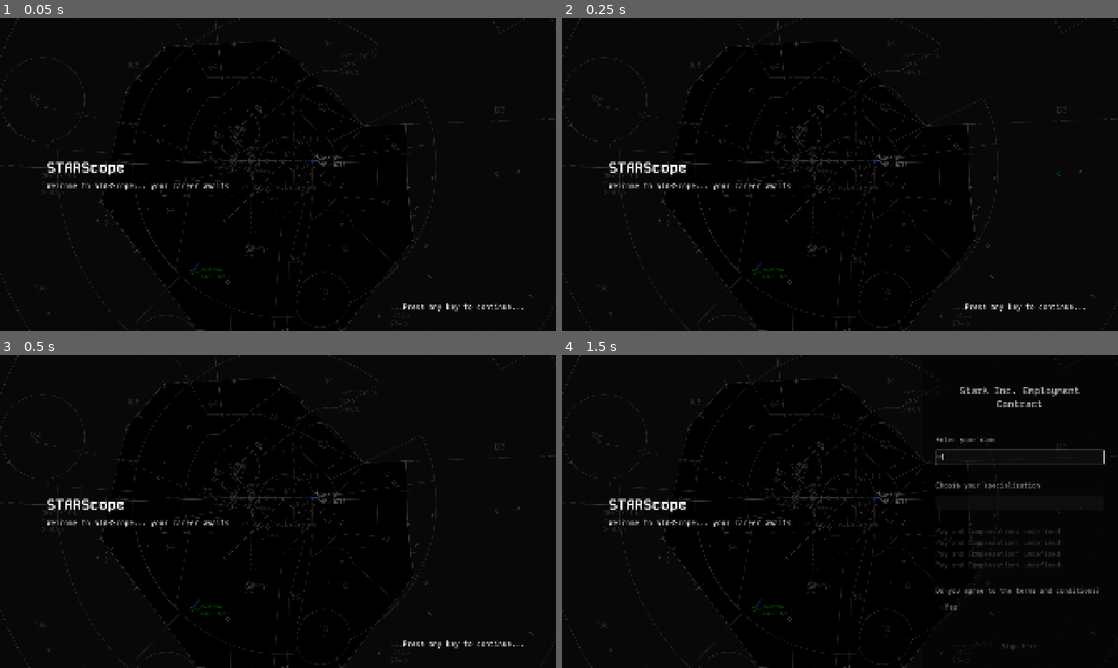
Above: before the commit, frames 1-4 (two rows, left to right).
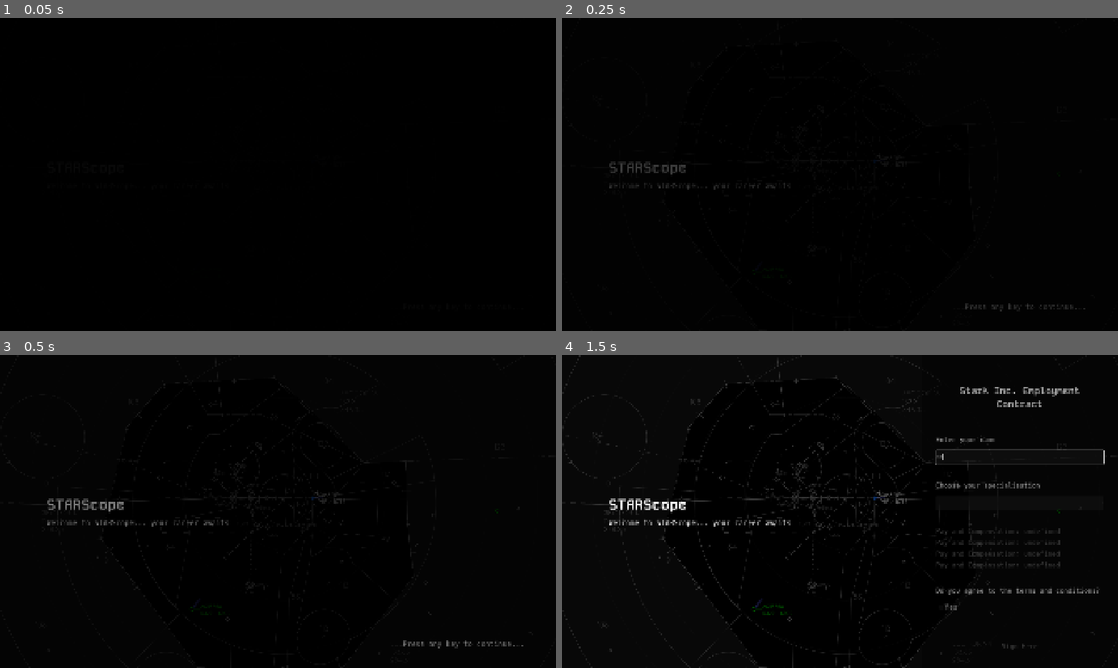
Above: after the commit, the same moments.

Repository: antipoly/STARScope
Game: Godot game, scene res://scenes/game.tscn
The game is run twice, just before and just after one commit, with the same random seed, the same clock (stepped at 60 frames per second) and the same inputs.
Inputs (mouse positions are in pixels of both pictures, inside the frame that each line leads up to):
- Up to frame 1 (0.05 s): no input
- Up to frame 2 (0.25 s): no input
- Up to frame 3 (0.5 s): no input
- Up to frame 4 (1.5 s): tap Enter at 0.5 s; click (1017, 458) at 1.27 s; type "12" at 1.35 s

The runs differ from the first frame. In frame 1, 3.0% of the frame differs, in the area x 0-100%, y 0-100%; in frame 2, 2.2%; in frame 3, 1.0%; in frame 4, nothing differs.

Commit message:
feat: linked intro and title screen; added specialisation parsing

Diff:
--- a/data/game/specialisations.json
+++ b/data/game/specialisations.json
@@ -4,11 +4,11 @@
     "name": "Clearance Delivery",
     "acr": "CD",
     "levels": [
-      { "name": "Student Controller", "experience": 0 },
-      { "name": "Developmental Controller [DC 1]", "experience": 250 },
-      { "name": "Developmental Controller [DC 2]", "experience": 450 },
-      { "name": "Certified Professional Controller [CPC]", "experience": 700 },
-      { "name": "Supervisor", "experience": 2500 }
+      { "name": "Student Controller", "threshold": 0 },
+      { "name": "Developmental Controller [DC 1]", "threshold": 250 },
+      { "name": "Developmental Controller [DC 2]", "threshold": 450 },
+      { "name": "Certified Professional Controller [CPC]", "threshold": 700 },
+      { "name": "Supervisor", "threshold": 2500 }
     ]
   },
   {
@@ -16,11 +16,11 @@
     "name": "Ground",
     "acr": "ATCT",
     "levels": [
-      { "name": "Student Controller", "experience": 0 },
-      { "name": "Developmental Controller [DC 1]", "experience": 250 },
-      { "name": "Developmental Controller [DC 2]", "experience": 450 },
-      { "name": "Certified Professional Controller [CPC]", "experience": 700 },
-      { "name": "Supervisor", "experience": 2500 }
+      { "name": "Student Controller", "threshold": 0 },
+      { "name": "Developmental Controller [DC 1]", "threshold": 250 },
+      { "name": "Developmental Controller [DC 2]", "threshold": 450 },
+      { "name": "Certified Professional Controller [CPC]", "threshold": 700 },
+      { "name": "Supervisor", "threshold": 2500 }
     ]
   },
   {
@@ -28,11 +28,11 @@
     "name": "Tower",
     "acr": "ATCT",
     "levels": [
-      { "name": "Student Controller", "experience": 0 },
-      { "name": "Developmental Controller [DC 1]", "experience": 250 },
-      { "name": "Developmental Controller [DC 2]", "experience": 450 },
-      { "name": "Certified Professional Controller [CPC]", "experience": 700 },
-      { "name": "Supervisor", "experience": 2500 }
+      { "name": "Student Controller", "threshold": 0 },
+      { "name": "Developmental Controller [DC 1]", "threshold": 250 },
+      { "name": "Developmental Controller [DC 2]", "threshold": 450 },
+      { "name": "Certified Professional Controller [CPC]", "threshold": 700 },
+      { "name": "Supervisor", "threshold": 2500 }
     ]
   },
   {
@@ -40,11 +40,11 @@
     "name": "Terminal Area Control",
     "acr": "TRACON",
     "levels": [
-      { "name": "Student Controller", "experience": 0 },
-      { "name": "Developmental Controller [DC 1]", "experience": 250 },
-      { "name": "Developmental Controller [DC 2]", "experience": 450 },
-      { "name": "Certified Professional Controller [CPC]", "experience": 700 },
-      { "name": "Supervisor", "experience": 2500 }
+      { "name": "Student Controller", "threshold": 0 },
+      { "name": "Developmental Controller [DC 1]", "threshold": 250 },
+      { "name": "Developmental Controller [DC 2]", "threshold": 450 },
+      { "name": "Certified Professional Controller [CPC]", "threshold": 700 },
+      { "name": "Supervisor", "threshold": 2500 }
     ]
   },
   {
@@ -52,11 +52,11 @@
     "name": "Area Control",
     "acr": "ARTCC",
     "levels": [
-      { "name": "Student Controller", "experience": 0 },
-      { "name": "Developmental Controller [DC 1]", "experience": 250 },
-      { "name": "Developmental Controller [DC 2]", "experience": 450 },
-      { "name": "Certified Professional Controller [CPC]", "experience": 700 },
-      { "name": "Supervisor", "experience": 2500 }
+      { "name": "Student Controller", "threshold": 0 },
+      { "name": "Developmental Controller [DC 1]", "threshold": 250 },
+      { "name": "Developmental Controller [DC 2]", "threshold": 450 },
+      { "name": "Certified Professional Controller [CPC]", "threshold": 700 },
+      { "name": "Supervisor", "threshold": 2500 }
     ]
   }
 ]
--- a/scenes/ui/menu.tscn
+++ b/scenes/ui/menu.tscn
@@ -1,5 +1,6 @@
-[gd_scene load_steps=7 format=3 uid="uid://d3oqpoewd74ve"]
+[gd_scene load_steps=8 format=3 uid="uid://d3oqpoewd74ve"]
 
+[ext_resource type="Script" uid="uid://kuitv6fph3wb" path="res://scripts/ui/menu.gd" id="1_w6y0u"]
 [ext_resource type="PackedScene" uid="uid://saukvnfrf4ef" path="res://scenes/ui/menu/topbar.tscn" id="1_wedc3"]
 [ext_resource type="PackedScene" uid="uid://c0pkpig4a12tv" path="res://scenes/ui/menu/title_screen.tscn" id="2_c2n5p"]
 [ext_resource type="Texture2D" uid="uid://bh8jujh5se5w" path="res://assets/images/menu_background.png" id="2_mgrm8"]
@@ -33,6 +34,7 @@
 
 [node name="VBoxContainer" type="VBoxContainer" parent="PanelContainer"]
 layout_mode = 2
+script = ExtResource("1_w6y0u")
 
 [node name="Topbar" parent="PanelContainer/VBoxContainer" instance=ExtResource("1_wedc3")]
 layout_mode = 2
--- a/scripts/ui/intro_screen.gd
+++ b/scripts/ui/intro_screen.gd
@@ -4,21 +4,20 @@
 @onready var continueText: Control = $ContinueText
 @onready var signHereButton: Button = $EmploymentContract/MarginContainer/VBoxContainer/Button
 
-var input_handled := false;
+var enable_input := true;
 var contractSigned := false;
 
 var nameInput := "";
 var agreedToTerms := false;
 var specId := -1;
 
-
 func _ready() -> void:
   updateSignHereButtonState();
-  pass
+  Utils.fade(get_parent(), "in", 1);
 
 func _input(event):
-  if !input_handled && event is InputEventKey:
-    input_handled = true;
+  if enable_input && event is InputEventKey:
+    enable_input = false;
     var text_tween = continueText.create_tween().set_parallel();
     # text_tween.tween_property(continueText, "position:x", 50, 1.5).from_current(); # sigh
     text_tween.tween_property(continueText, "modulate:a", 0.0, 1.5).from(1.0);
@@ -60,10 +59,13 @@
   player.facility_level = 5;
 
   var rating = Rating.new();
-  rating.specialisation = 3; # TRACON. Todo: Use the specialisation resource
+  rating.specialisation = specId;
   rating.experience = 1;
 
   player.ratings.push_back(rating);
 
   ResourceManager.save_player();
   contractSigned = true;
+
+  await Utils.fade(get_parent(), "out").finished;
+  get_tree().change_scene_to_file("res://scenes/ui/menu.tscn");
--- /dev/null
+++ b/scripts/ui/menu.gd
@@ -0,0 +1,4 @@
+extends VBoxContainer
+
+func _ready() -> void:
+  Utils.fade(get_parent(), "in");
--- a/scripts/ui/title_screen.gd
+++ b/scripts/ui/title_screen.gd
@@ -7,19 +7,23 @@
 func _ready() -> void:
   var player = ResourceManager.get_player(false);
   if !player:
-    return;
+    return ;
 
   PlayerName.text = player.player_name;
   FacilityLevel.text = "Facility Level %d" % player.facility_level;
 
-  var specialisations = ResourceManager.json_file("res://data/game/specialisations.json");
+  var specialisations = ResourceManager.load_json("res://data/game/specialisations.json");
   var spec = null;
 
   for specialisation in specialisations:
     if player.active_specialisation == specialisation.id:
       spec = specialisation;
 
-  SpecialisationLevel.text = "%s %s" % [spec.acr, 'getLevelFromExperience()']
+  var level = Utils.getPlayerLevel(player);
+  if level == null:
+    level = { "name": "N/A", "threshold": 0 }
+
+  SpecialisationLevel.text = "%s %s" % [spec.acr, level.name];
 
 func _on_duty_desk_pressed() -> void:
   pass # Replace with function body.
--- a/scripts/utils/resource_manager.gd
+++ b/scripts/utils/resource_manager.gd
@@ -2,7 +2,7 @@
 
 var player: Player = null;
 
-func json_file(path: String) -> Variant:
+func load_json(path: String) -> Variant:
   if !FileAccess.file_exists(path):
     return null;
 
--- /dev/null
+++ b/scripts/utils/utils.gd
@@ -0,0 +1,38 @@
+class_name Utils
+extends Object
+
+static func fade(node: Node, direction: String, duration = 0.5) -> Tween:
+  var black_overlay: ColorRect = node.find_child("FadeInOut") as ColorRect;
+
+  if not black_overlay:
+    black_overlay = ColorRect.new();
+    black_overlay.name = "FadeInOut";
+    black_overlay.color = Color.BLACK;
+    node.add_child.call_deferred(black_overlay);
+
+  var from_alpha := 0.0 if direction == "in" else 1.0;
+  var to_alpha := 1.0 if direction == "in" else 0.0;
+
+  var tween = black_overlay.create_tween();
+  tween.tween_property(black_overlay, "modulate:a", from_alpha, duration).from(to_alpha);
+  if direction == "in": tween.tween_callback(Callable(black_overlay, "queue_free"));
+
+  return tween;
+
+static func getPlayerLevel(player: Player) -> Variant:
+  var matchedRatings = player.ratings.filter(func(rating): return rating.specialisation == player.active_specialisation);
+  if matchedRatings.is_empty():
+    return null;
+
+  var spec = matchedRatings[0];
+  var specialisations = ResourceManager.load_json("res://data/game/specialisations.json");
+
+  var specLevels = specialisations[player.active_specialisation].levels as Array;
+  var currentLevel = specLevels[0];
+
+  for level in specLevels:
+    if level.threshold <= spec.experience:
+      if level.threshold > currentLevel.threshold:
+        currentLevel = level;
+
+  return currentLevel;
Not shown, added: scripts/ui/menu.gd.uid
Not shown, added: scripts/utils/utils.gd.uid
Not shown, changed: README.md
